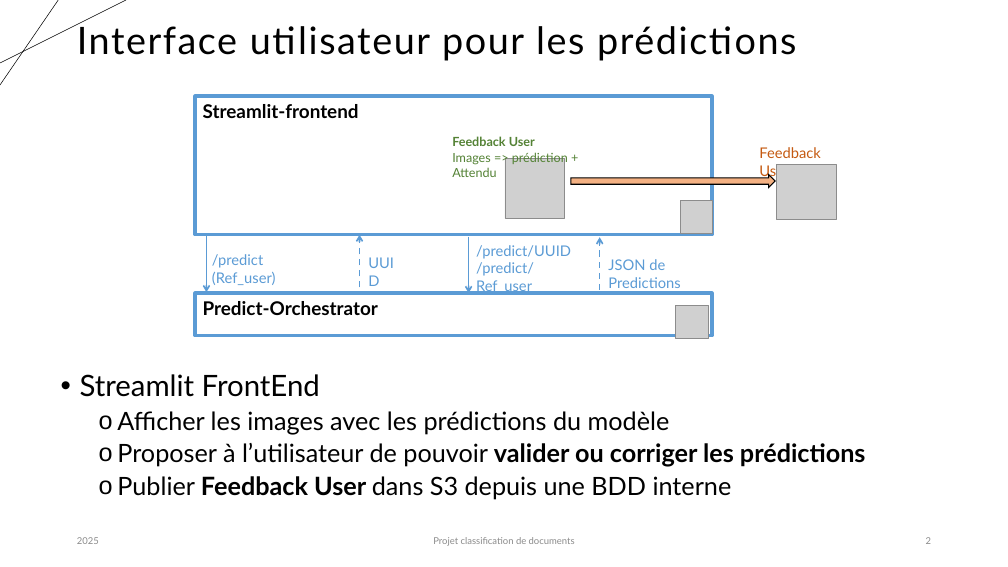
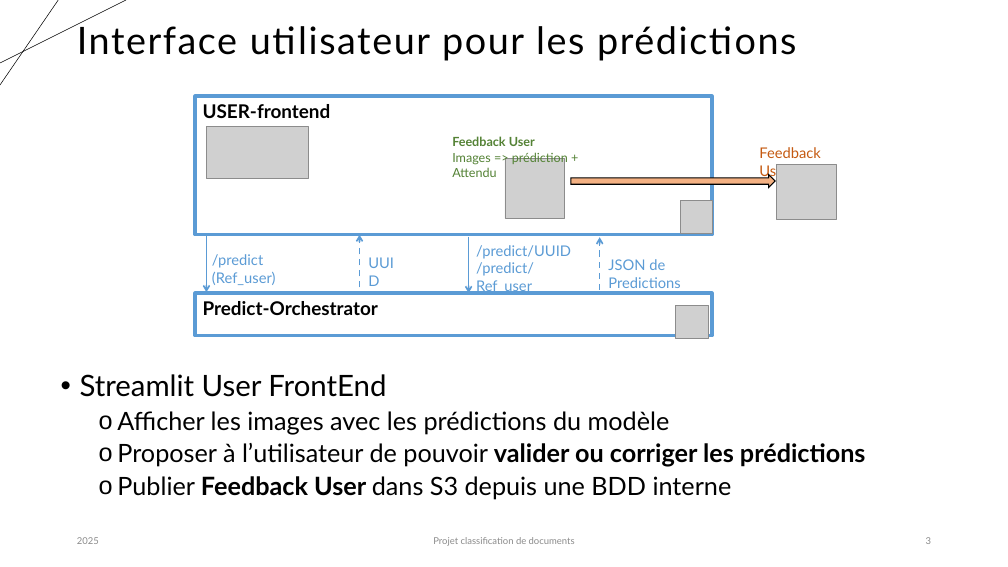
Before and after one commit to karned-formation/SEP24-MLOPS-SAKE, a slide deck: slide 3 of report/Projet_classification_MLOps_Partie3_Aymen.pptx (slide 2 before the commit). Drawn at 1008x567 pixels with LibreOffice and Linux fonts; fonts in the diff are those of the drawing; grey boxes stand for pictures. Boxes give left, top, right and bottom in pixels: in the first picture for what was removed or moved away, otherwise in the second. Text is boxed around its words. In the diff, an @@ line names an element or a change of style, - is before the commit and + after.

```diff
--- a/report/Projet_classification_MLOps_Partie3_Aymen.pptx
+++ b/report/Projet_classification_MLOps_Partie3_Aymen.pptx
@@ text in rectangle at (x1=203, y1=104, x2=331, y2=118): text changed @@
-Streamlit-frontend
+USER-frontend
@@ picture added at (x1=206, y1=127, x2=308, y2=179) @@
@@ text at (x1=80, y1=374, x2=386, y2=397): text changed @@
-• Streamlit FrontEnd
+• Streamlit User FrontEnd
```
Also in this commit, not shown: 1 other slide changed, 1 slide added, 4 other files.
